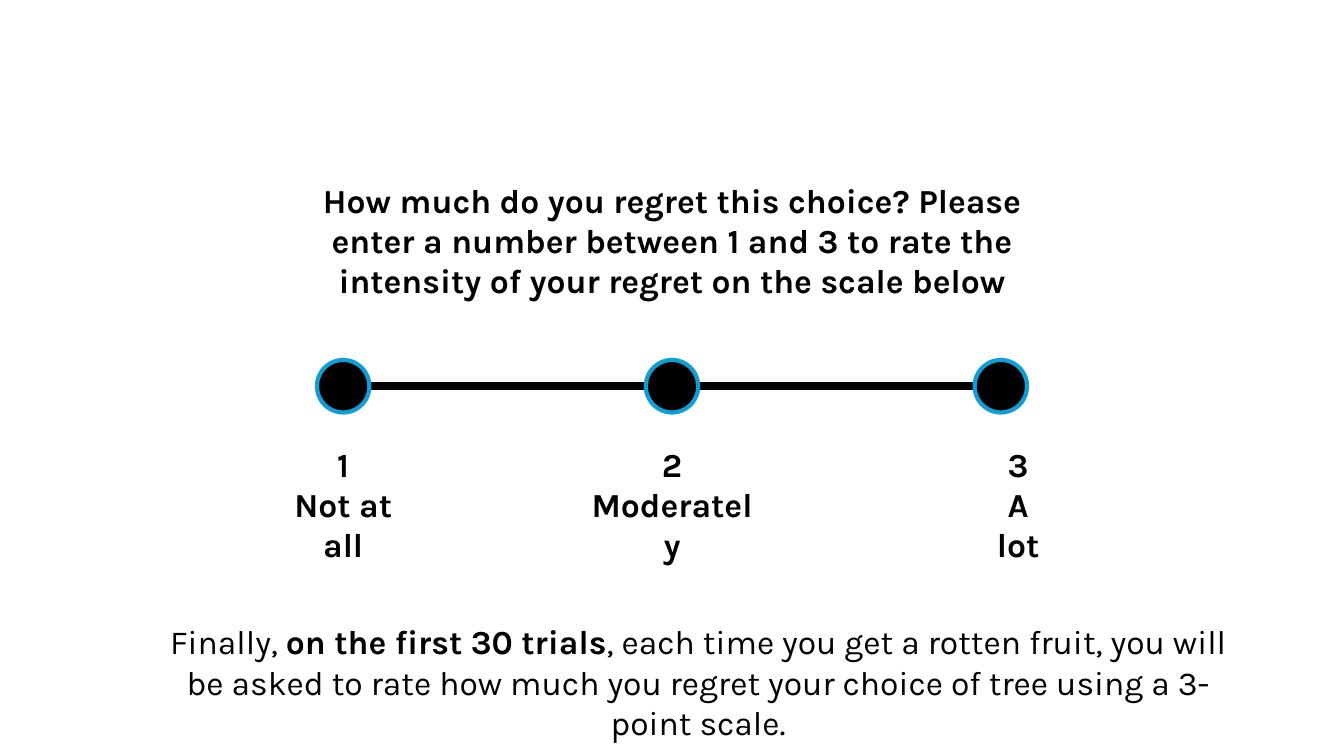
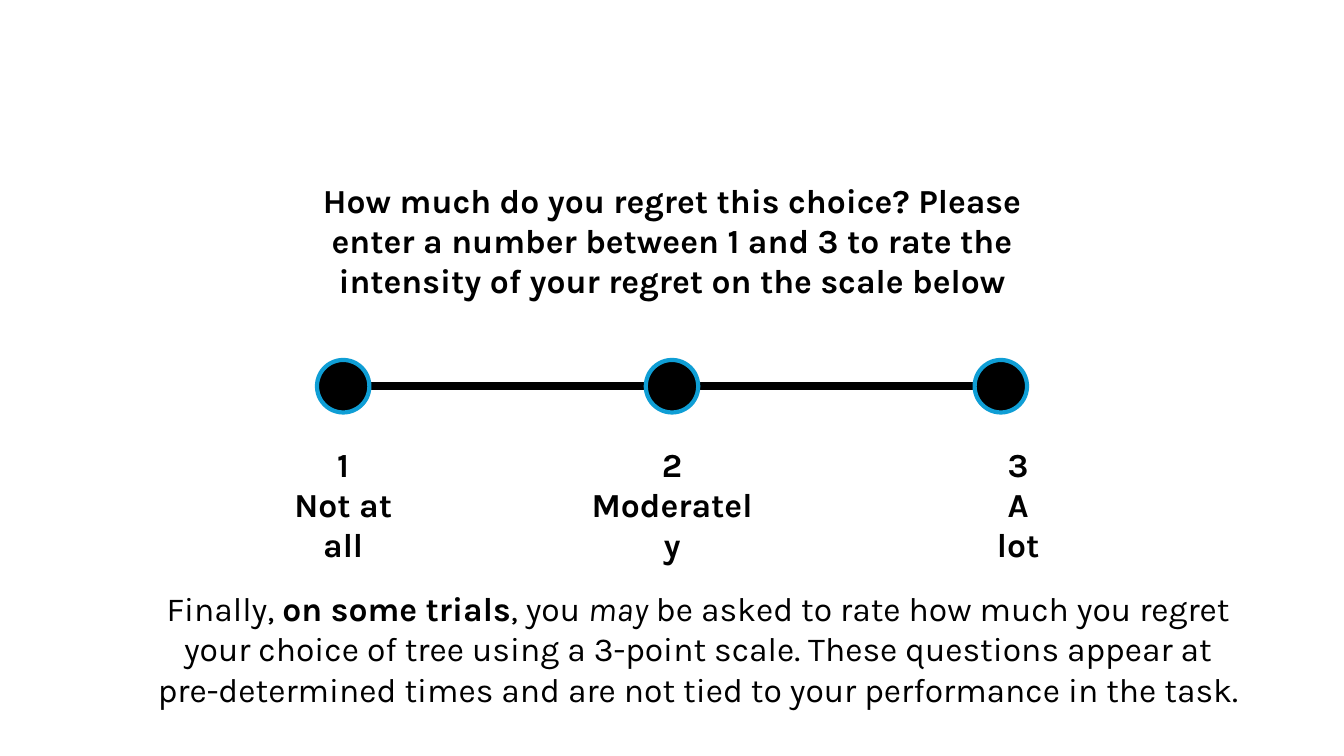
Before and after one commit to kateptrv/regret_eyetracking, a slide deck: slide 9 of experiment/images/instructions_08092025.pptx (slide 8 before the commit). Drawn at 1344x756 pixels with LibreOffice and Linux fonts; fonts in the diff are those of the drawing. Boxes give left, top, right and bottom in pixels: in the first picture for what was removed or moved away, otherwise in the second. Text is boxed around its words. In the diff, an @@ line names an element or a change of style, - is before the commit and + after.

```diff
--- a/experiment/images/instructions_08092025.pptx
+++ b/experiment/images/instructions_08092025.pptx
@@ text at [158, 597, 1238, 710]: text changed @@
-Finally, on the first 30 trials, each time you get a rotten fruit, you will be asked to rate how much you regret your choice of tree using a 3-point scale.
+Finally, on some trials, you may be asked to rate how much you regret your choice of tree using a 3-point scale. These questions appear at pre-determined times and are not tied to your performance in the task.
```
Also in this commit, not shown: 1 slide added.
